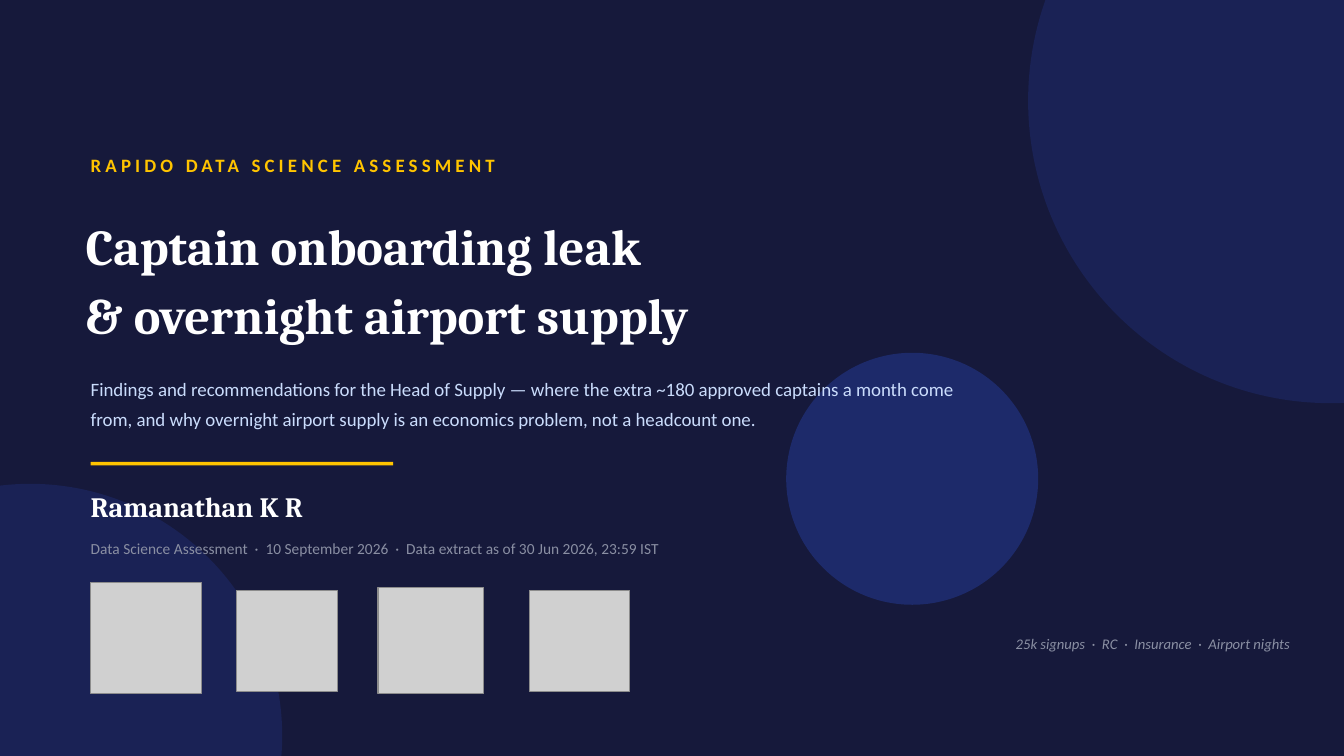
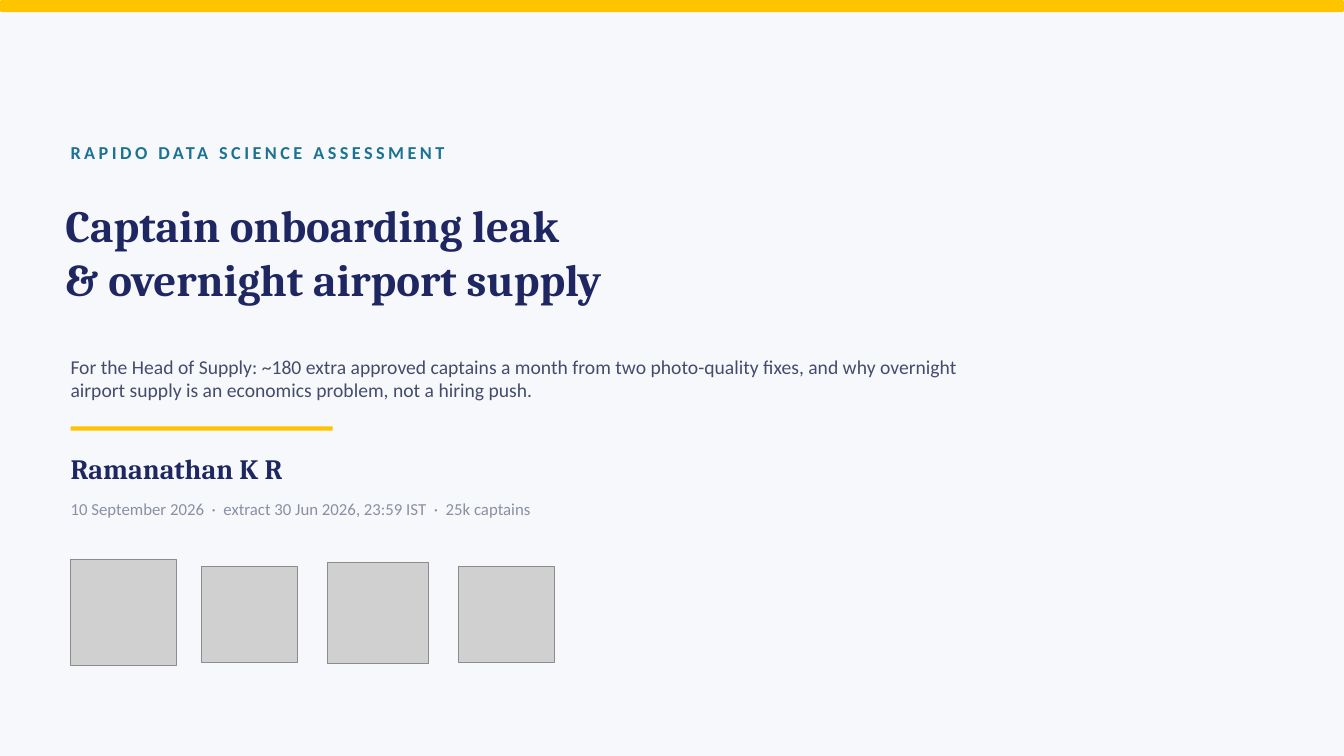
Before and after one commit to KRRamanathan/Project_R, a slide deck: slide 1 of DECK_Rapido_RamanathanKR.pptx. Drawn at 1344x756 pixels with LibreOffice and Linux fonts; fonts in the diff are those of the drawing; grey boxes stand for pictures. Boxes give left, top, right and bottom in pixels: in the first picture for what was removed or moved away, otherwise in the second. Text is boxed around its words. In the diff, an @@ line names an element or a change of style, - is before the commit and + after.

Commit message:
Light ice theme for memo and deck, with pies and bars.
Rebuild the Word memo and pptxgen deck on a pale background, add doughnut/bar charts for the ~180 split, RC/Insurance capture slices, overnight airport mix, and stage volume lost, and keep headline maths unchanged.

```diff
--- a/DECK_Rapido_RamanathanKR.pptx
+++ b/DECK_Rapido_RamanathanKR.pptx
@@ background #16193B to #F7F8FC @@
@@ rounded rectangle added at bbox=[0, 0, 1344, 12], fill #FFC400 @@
@@ ellipse removed at bbox=[1028, 0, 1344, 403] @@
@@ text "RAPIDO DATA SCIENCE ASSESSMENT": place and size @@
-text "RAPIDO DATA SCIENCE ASSESSMENT" at bbox=[91, 146, 1099, 185]
+text "RAPIDO DATA SCIENCE ASSESSMENT" at bbox=[71, 136, 1180, 168]
@@ text "RAPIDO DATA SCIENCE ASSESSMENT" at bbox=[71, 136, 1180, 168]: size 13.5 to 13 pt, text colour #FFC400 to #1C7293, letter spacing 3 to 2.5 pt @@
@@ text "Captain onboarding leak": place and size @@
-text "Captain onboarding leak" at bbox=[86, 230, 688, 345]
+text "Captain onboarding leak" at bbox=[65, 211, 602, 306]
@@ text "Captain onboarding leak" at bbox=[65, 211, 602, 306]: size 36 to 32 pt, text colour #FFFFFF to #1E2761; line spacing 1.15 to 1 @@
@@ ellipse removed at bbox=[786, 353, 1038, 605] @@
@@ text at bbox=[71, 360, 956, 401]: text changed; size 13.5 to 14 pt; text colour #CADCFC to #444C6A @@
-Findings and recommendations for the Head of Supply — where the extra ~180 approved captains a month come from, and why overnight airport supply is an economics problem, not a headcount one.
+For the Head of Supply: ~180 extra approved captains a month from two photo-quality fixes, and why overnight airport supply is an economics problem, not a hiring push.
@@ text "Ramanathan K R": place and size @@
-text "Ramanathan K R" at bbox=[91, 497, 303, 518]
+text "Ramanathan K R" at bbox=[71, 459, 283, 479]
@@ text "Ramanathan K R" at bbox=[71, 459, 283, 479]: text colour #FFFFFF to #1E2761 @@
@@ line moved from (91, 464) - (393, 464) to (71, 429) - (333, 429) @@
@@ line (71, 429) - (333, 429): stroke #FFC400 2.5 pt to #FFC400 3 pt @@
@@ ellipse removed at bbox=[0, 484, 282, 756] @@
@@ text at bbox=[71, 503, 530, 518]: text changed; size 11 to 12 pt @@
-Data Science Assessment · 10 September 2026 · Data extract as of 30 Jun 2026, 23:59 IST
+10 September 2026 · extract 30 Jun 2026, 23:59 IST · 25k captains
@@ picture: place and size @@
-picture at bbox=[91, 583, 202, 694]
+picture at bbox=[71, 560, 176, 665]
@@ picture: place and size @@
-picture at bbox=[237, 591, 338, 692]
+picture at bbox=[202, 567, 297, 662]
@@ picture: place and size @@
-picture at bbox=[378, 588, 484, 694]
+picture at bbox=[328, 563, 429, 663]
@@ picture: place and size @@
-picture at bbox=[529, 591, 630, 692]
+picture at bbox=[459, 567, 555, 662]
@@ text removed at bbox=[1016, 639, 1289, 652] @@
-25k signups · RC · Insurance · Airport nights
```
Also in this commit, not shown: 6 other slides changed, 17 other files.
